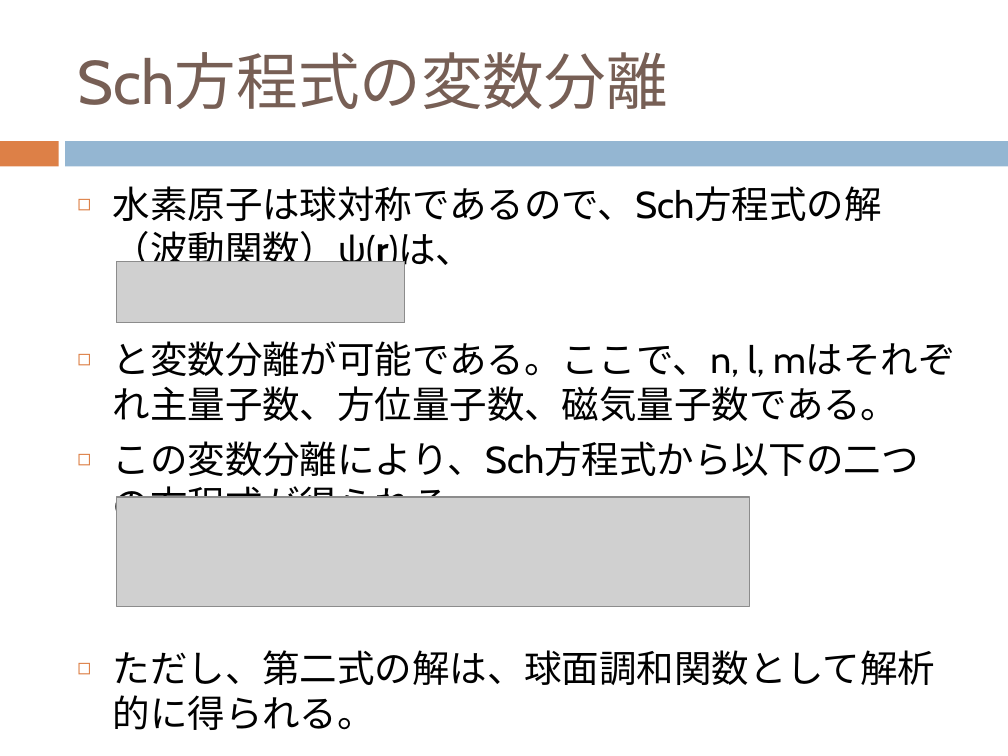
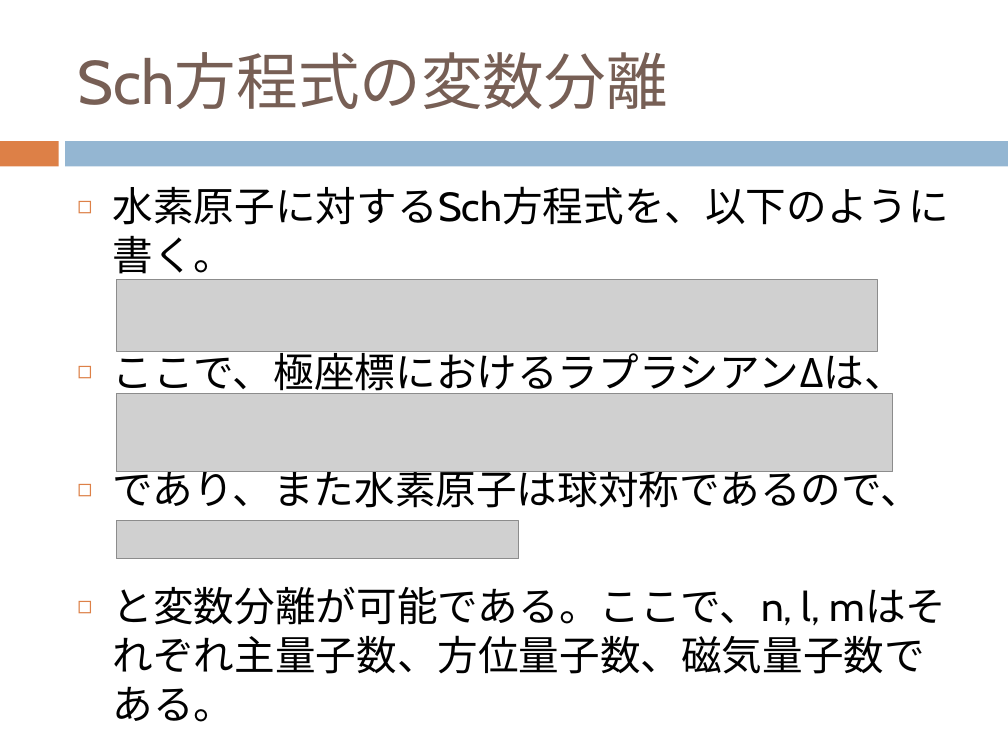
Before and after one commit to dc1394/fukui_sono2, a slide deck: slide 6 of 福井技術者の集いその2_発表資料スライド.pptx. Drawn at 1008x756 pixels with LibreOffice and Linux fonts; fonts in the diff are those of the drawing; grey boxes stand for pictures. Boxes give left, top, right and bottom in pixels: in the first picture for what was removed or moved away, otherwise in the second. Text is boxed around its words. In the diff, an @@ line names an element or a change of style, - is before the commit and + after.

```diff
--- a/福井技術者の集いその2_発表資料スライド.pptx
+++ b/福井技術者の集いその2_発表資料スライド.pptx
@@ text at <box>113,186,949,508</box>: text changed; size 26.8 to 29 pt @@
-◻ 水素原子は球対称であるので、Sch方程式の解（波動関数）ψ(r)は、
+◻ 水素原子に対するSch方程式を、以下のように書く。
+◻ ここで、極座標におけるラプラシアンΔは、
+◻ であり、また水素原子は球対称であるので、
@@ picture removed at <box>116,261,404,323</box> @@
@@ picture added at <box>116,280,877,352</box> @@
@@ picture added at <box>116,394,893,472</box> @@
@@ text at <box>113,441,935,730</box>: paragraphs removed @@
-◻ この変数分離により、Sch方程式から以下の二つの方程式が得られる。
-◻ ただし、第二式の解は、球面調和関数として解析的に得られる。
@@ picture removed at <box>116,497,749,606</box> @@
@@ picture added at <box>116,521,519,559</box> @@
@@ text at <box>113,587,925,674</box>: size 26.8 to 29 pt in "と変数分離が可能である。ここで、n, l, mはそれぞれ主量子数、方位量子数、磁気量子数である。" @@
```
Also in this commit, not shown: 1 other slide changed, 1 slide added, 2 other files.
